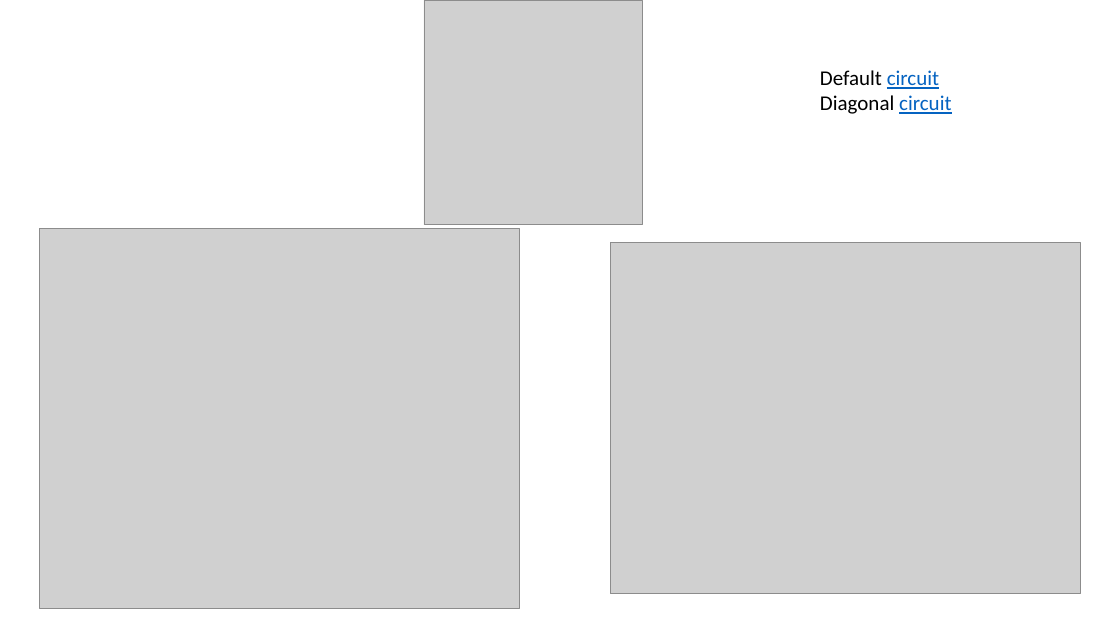
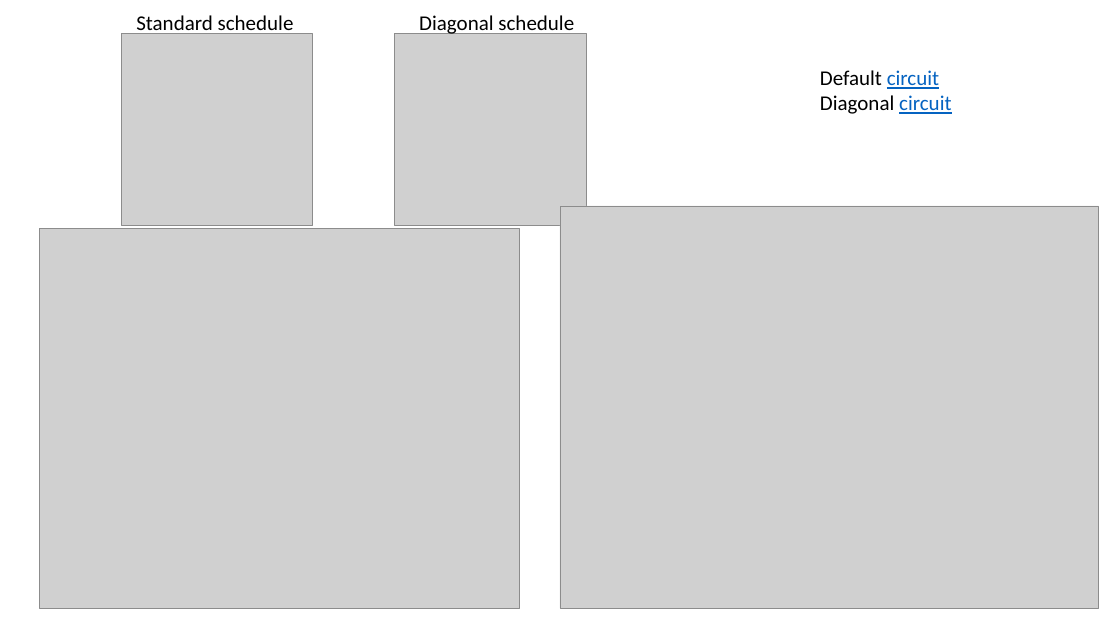
Before and after one commit to kishonyWIS/diagonal_syndrome_extraction_surface_code, a slide deck: slide 5 of Diagonal Schedule.pptx (slide 4 before the commit). Drawn at 1120x630 pixels with LibreOffice and Linux fonts; fonts in the diff are those of the drawing; grey boxes stand for pictures. Boxes give left, top, right and bottom in pixels: in the first picture for what was removed or moved away, otherwise in the second. Text is boxed around its words. In the diff, an @@ line names an element or a change of style, - is before the commit and + after.

Commit message:
Update benchmark, visualization scripts, and documentation
- Update Diagonal Schedule presentation
- Update benchmark_patch_rotation.py and generate_schedule_svgs.py
- Update interface plaquette circuit documentation

```diff
--- a/Diagonal Schedule.pptx
+++ b/Diagonal Schedule.pptx
@@ text added at (136,15,294,36), 18 pt, text #000000 @@
+Standard schedule
@@ text added at (419,15,574,36), 18 pt, text #000000 @@
+Diagonal schedule
@@ picture added at (121,34,313,225) @@
@@ picture: place and size @@
-picture at (424,0,643,225)
+picture at (395,34,586,225)
@@ picture: place and size @@
-picture at (610,243,1081,594)
+picture at (560,206,1099,608)
```
Also in this commit, not shown: 7 other slides changed, 3 slides added, 1 slide removed, 4 other files.
